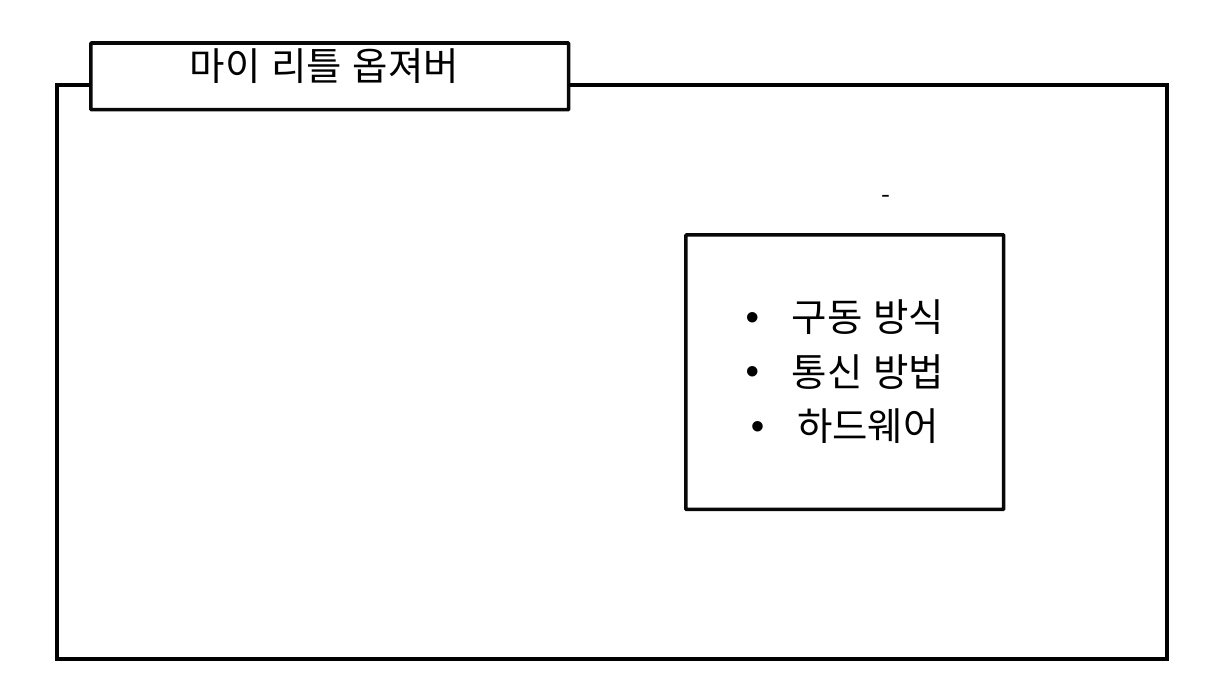
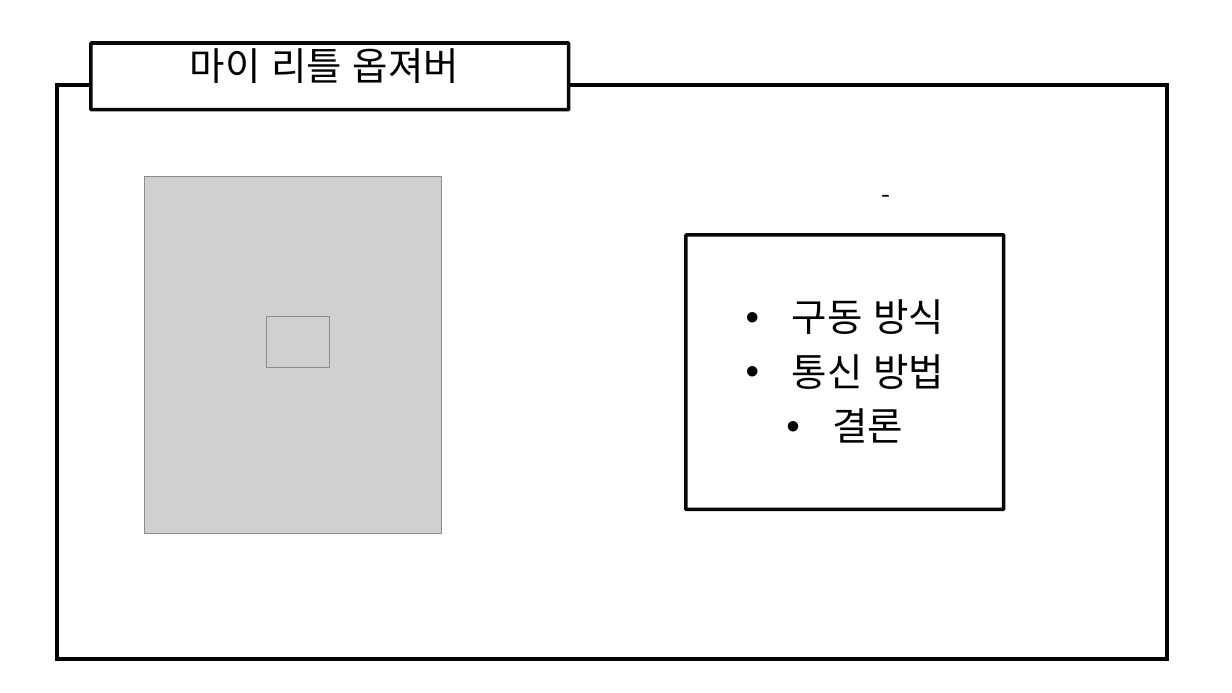
Before and after one commit to ForGraduate2020/Second-Semester, a slide deck: slide 1 of My Little Observer 각자 ppt/태정/My Little Observer.pptx. Drawn at 1232x693 pixels with LibreOffice and Linux fonts; fonts in the diff are those of the drawing; grey boxes stand for pictures. Boxes give left, top, right and bottom in pixels: in the first picture for what was removed or moved away, otherwise in the second. Text is boxed around its words. In the diff, an @@ line names an element or a change of style, - is before the commit and + after.

```diff
--- a/My Little Observer 각자 ppt/태정/My Little Observer.pptx
+++ b/My Little Observer 각자 ppt/태정/My Little Observer.pptx
@@ picture added at (145, 177, 442, 533) @@
@@ picture added at (266, 316, 330, 367) @@
@@ text in rectangle at (833, 408, 904, 443): text changed @@
-• 하드웨어
+• 결론
```
Also in this commit, not shown: 5 slides added.
